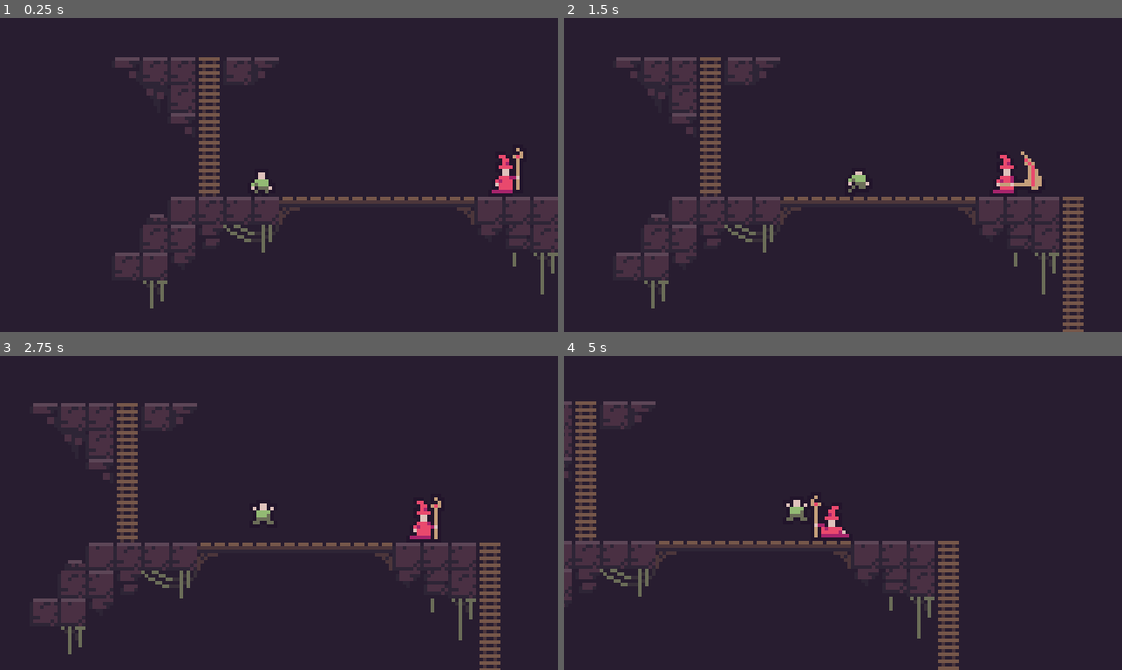
Above: before the commit, frames 1-4 (two rows, left to right).
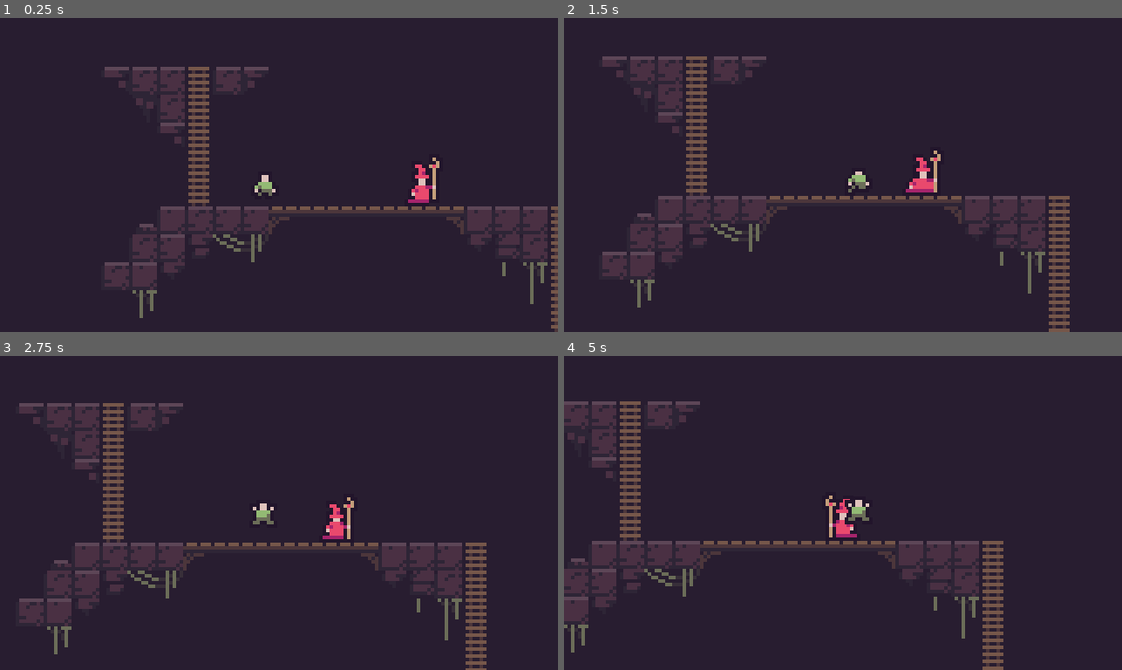
Above: after the commit, the same moments.

Repository: ShamsParvezArka/buet-game-jam-2026-submission
Game: Godot game, scene res://scene/tutorial.tscn
Same seed, same stepped clock (60 frames per second), same inputs: the game is played once before the commit and once after it.
Inputs:
- Up to frame 1 (0.25 s): no input
- Up to frame 2 (1.5 s): hold K (attack) 0.53-1.28 s; hold D (move_right) from 0.53 s (still down); tap Space (jump) at 0.77, 1.07 s; tap W (climb) at 0.8, 1.35 s
- Up to frame 3 (2.75 s): tap Space (jump) at 1.52, 1.55, 1.82 s; release D (move_right) at 2.03 s; hold A (move_left) from 2.03 s (still down); hold Space (jump) from 2.03 s (still down); tap K (attack) at 2.3 s
- Up to frame 4 (5 s): release A (move_left) at 2.78 s; release Space (jump) at 2.78 s; hold D (move_right) 2.78-4.28 s; tap K (attack) at 2.85, 4.55 s; tap Space (jump) at 3.02, 3.32, 4.52, 4.82 s; tap W (climb) at 3.05, 3.6 s; hold Space (jump) 3.53-4.28 s; hold A (move_left) from 4.28 s (still down); tap Tab (player_switch) at 4.35 s

The runs differ from the first frame. In frame 1, 11% of the frame differs, in the area x 18-100%, y 12-100%; in frame 2, 11%; in frame 3, 9.7%; in frame 4, 11%, in the area x 0-79%, y 14-100%.
Error before the commit: Attempt to call function 'enter' in base 'null instance' on a null instance. (res://script/state_machine.gd:40)

Commit message:
fix -> physics layer masking
1 -> environment
2 -> player
3 -> interaction

Diff:
--- a/project.godot
+++ b/project.godot
@@ -71,6 +71,12 @@
 ]
 }
 
+[layer_names]
+
+2d_physics/layer_1="Environment"
+2d_physics/layer_2="Player"
+2d_physics/layer_3="Interaction"
+
 [rendering]
 
 textures/canvas_textures/default_texture_filter=0
--- a/scene/player_basic.tscn
+++ b/scene/player_basic.tscn
@@ -354,11 +354,13 @@
 radius = 3.0
 height = 8.0
 
-[node name="PlayerBasic" type="CharacterBody2D" node_paths=PackedStringArray("initial_state", "flipbook", "state_machine")]
+[node name="PlayerBasic" type="CharacterBody2D" node_paths=PackedStringArray("state_machine", "initial_state", "flipbook")]
+collision_layer = 2
+collision_mask = 5
 script = ExtResource("1_hyh25")
+state_machine = NodePath("StateMachine")
 initial_state = NodePath("StateMachine/Idle")
 flipbook = NodePath("Flipbook")
-state_machine = NodePath("StateMachine")
 metadata/_custom_type_script = "uid://d2kjmtspxbl7j"
 
 [node name="StateMachine" type="Node2D" parent="." node_paths=PackedStringArray("player")]
@@ -407,11 +409,15 @@
 position = Vector2(0, 1)
 shape = SubResource("CapsuleShape2D_ad7i5")
 
-[node name="Area2D" type="Area2D" parent="."]
+[node name="InteractionArea" type="Area2D" parent="."]
 position = Vector2(0, 1)
-
-[node name="Collider" type="CollisionShape2D" parent="Area2D"]
+collision_layer = 4
+collision_mask = 4
+
+[node name="Collider" type="CollisionShape2D" parent="InteractionArea"]
 shape = SubResource("CapsuleShape2D_od1ww")
 
 [connection signal="timeout" from="StateMachine/Jump/Timer" to="StateMachine/Jump" method="_on_timer_timeout"]
 [connection signal="timeout" from="StateMachine/Attack/Timer" to="StateMachine/Attack" method="_on_timer_timeout"]
+[connection signal="area_entered" from="InteractionArea" to="StateMachine/Climb" method="_on_interaction_area_area_entered"]
+[connection signal="area_exited" from="InteractionArea" to="StateMachine/Climb" method="_on_interaction_area_area_exited"]
--- a/scene/player_wizard.tscn
+++ b/scene/player_wizard.tscn
@@ -155,6 +155,8 @@
 height = 10.0
 
 [node name="PlayerWizard" type="CharacterBody2D" node_paths=PackedStringArray("state_machine", "initial_state", "flipbook")]
+collision_layer = 2
+collision_mask = 5
 script = ExtResource("1_4sk2y")
 state_machine = NodePath("StateMachine")
 initial_state = NodePath("StateMachine/Idle")
@@ -186,13 +188,15 @@
 [node name="Flipbook" type="AnimatedSprite2D" parent="."]
 sprite_frames = SubResource("SpriteFrames_rmfn0")
 animation = &"attack"
-frame_progress = 0.8061811
+frame_progress = 0.31126273
 
 [node name="Collider" type="CollisionShape2D" parent="."]
 position = Vector2(-2, 4)
 shape = SubResource("CapsuleShape2D_0c07p")
 
 [node name="Area2D" type="Area2D" parent="."]
+collision_layer = 4
+collision_mask = 4
 
 [node name="Collider" type="CollisionShape2D" parent="Area2D"]
 position = Vector2(-2, 3)
--- a/scene/tutorial.tscn
+++ b/scene/tutorial.tscn
@@ -1,9 +1,8 @@
-[gd_scene load_steps=12 format=4 uid="uid://dl2f7h76w60tg"]
+[gd_scene load_steps=11 format=4 uid="uid://dl2f7h76w60tg"]
 
 [ext_resource type="Texture2D" uid="uid://dwod412cnxdjd" path="res://asset/environment.png" id="1_8jxoh"]
 [ext_resource type="PackedScene" uid="uid://hveqhu5colj6" path="res://scene/player_basic.tscn" id="2_nvmt1"]
 [ext_resource type="PackedScene" uid="uid://kawqca265cno" path="res://scene/player_wizard.tscn" id="3_mqdaa"]
-[ext_resource type="Script" uid="uid://bbhu61pdnyhqh" path="res://script/props/ladder_area.gd" id="4_mqdaa"]
 [ext_resource type="Script" uid="uid://c5weuruku80cb" path="res://script/advance_camera_rig.gd" id="4_won01"]
 
 [sub_resource type="TileSetAtlasSource" id="TileSetAtlasSource_8jxoh"]
@@ -120,7 +119,6 @@
 [sub_resource type="TileSet" id="TileSet_won01"]
 tile_size = Vector2i(8, 8)
 physics_layer_0/collision_layer = 1
-physics_layer_0/collision_mask = 0
 sources/2 = SubResource("TileSetAtlasSource_nvmt1")
 
 [sub_resource type="RectangleShape2D" id="RectangleShape2D_nvmt1"]
@@ -141,10 +139,10 @@
 tile_set = SubResource("TileSet_won01")
 
 [node name="PlayerWizard" parent="." instance=ExtResource("3_mqdaa")]
-position = Vector2(155, 66)
+position = Vector2(134, 64)
 
 [node name="PlayerBasic" parent="." instance=ExtResource("2_nvmt1")]
-position = Vector2(83, 71)
+position = Vector2(87, 66)
 
 [node name="CameraRig" type="Camera2D" parent="."]
 position = Vector2(107, 60)
@@ -153,7 +151,8 @@
 
 [node name="LadderArea" type="Area2D" parent="." groups=["climbing_area"]]
 position = Vector2(68, 56)
-script = ExtResource("4_mqdaa")
+collision_layer = 4
+collision_mask = 4
 
 [node name="CollisionShape2D" type="CollisionShape2D" parent="LadderArea"]
 position = Vector2(0, -0.5)
@@ -161,7 +160,8 @@
 
 [node name="LadderArea2" type="Area2D" parent="." groups=["climbing_area"]]
 position = Vector2(172, 122)
-script = ExtResource("4_mqdaa")
+collision_layer = 4
+collision_mask = 4
 
 [node name="CollisionShape2D" type="CollisionShape2D" parent="LadderArea2"]
 position = Vector2(0, -14)
--- a/script/player_basic/climb.gd
+++ b/script/player_basic/climb.gd
@@ -21,11 +21,12 @@
 		state_machine.change_state(state_machine.get_node("Idle"))
 
 
-func _on_area_2d_area_entered(area: Area2D) -> void:
+func _on_interaction_area_area_entered(area: Area2D) -> void:
+	print("[entered]: climbing area")
 	GlobalState.can_climb = true if area.is_in_group("climbing_area") else false
 
 
-func _on_area_2d_area_exited(_area: Area2D) -> void:
+func _on_interaction_area_area_exited(area: Area2D) -> void:
 	GlobalState.can_climb = false
 	GlobalState.player_basic_apply_gravity = true
 	state_machine.change_state(state_machine.get_node("Idle"))
--- a/script/player_basic/idle.gd
+++ b/script/player_basic/idle.gd
@@ -8,11 +8,12 @@
 
 
 func update(delta: float) -> void:
-	if player.direction_horizontal != 0:
-		state_machine.change_state(state_machine.get_node("Run"))
-	elif player.direction_vertical < 0:
-		state_machine.change_state(state_machine.get_node("Climb"))
-	elif Input.is_action_pressed("jump"):
-		state_machine.change_state(state_machine.get_node("Jump"))
-	elif Input.is_action_pressed("attack"):
-		state_machine.change_state(state_machine.get_node("Attack"))
+	if GlobalState.current_selected_player == player:
+		if player.direction_horizontal != 0:
+			state_machine.change_state(state_machine.get_node("Run"))
+		elif player.direction_vertical < 0:
+			state_machine.change_state(state_machine.get_node("Climb"))
+		elif Input.is_action_pressed("jump"):
+			state_machine.change_state(state_machine.get_node("Jump"))
+		elif Input.is_action_pressed("attack"):
+			state_machine.change_state(state_machine.get_node("Attack"))
--- a/script/player_wizard/idle.gd
+++ b/script/player_wizard/idle.gd
@@ -6,7 +6,8 @@
 
 
 func update(delta: float) -> void:
-	if player.direction_horizontal != 0:
-		state_machine.change_state(state_machine.get_node("Run"))
-	if Input.is_action_pressed("attack"):
-		state_machine.change_state(state_machine.get_node("Attack"))
+	if GlobalState.current_selected_player == player:
+		if player.direction_horizontal != 0:
+			state_machine.change_state(state_machine.get_node("Run"))
+		if Input.is_action_pressed("attack"):
+			state_machine.change_state(state_machine.get_node("Attack"))
--- a/script/player_wizard/run.gd
+++ b/script/player_wizard/run.gd
@@ -10,8 +10,6 @@
 
 	if player.direction_horizontal == 0:
 		state_machine.change_state(state_machine.get_node("Idle"))
-	elif Input.is_action_pressed("jump"):
-		state_machine.change_state(state_machine.get_node("Jump"))
 	elif Input.is_action_pressed("attack"):
 		state_machine.change_state(state_machine.get_node("Attack"))
 
--- a/script/props/ladder_area.gd
+++ /dev/null
@@ -1 +0,0 @@
-extends Area2D
Not shown, removed: script/props/ladder_area.gd.uid
